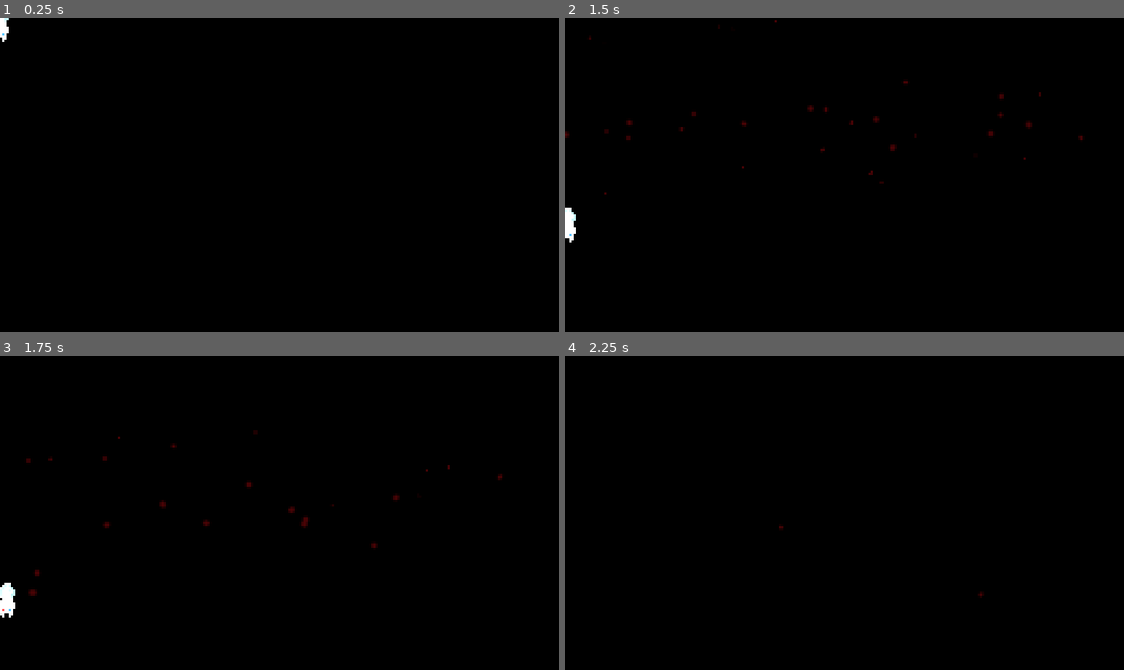
Above: before the commit, frames 1-4 (two rows, left to right).
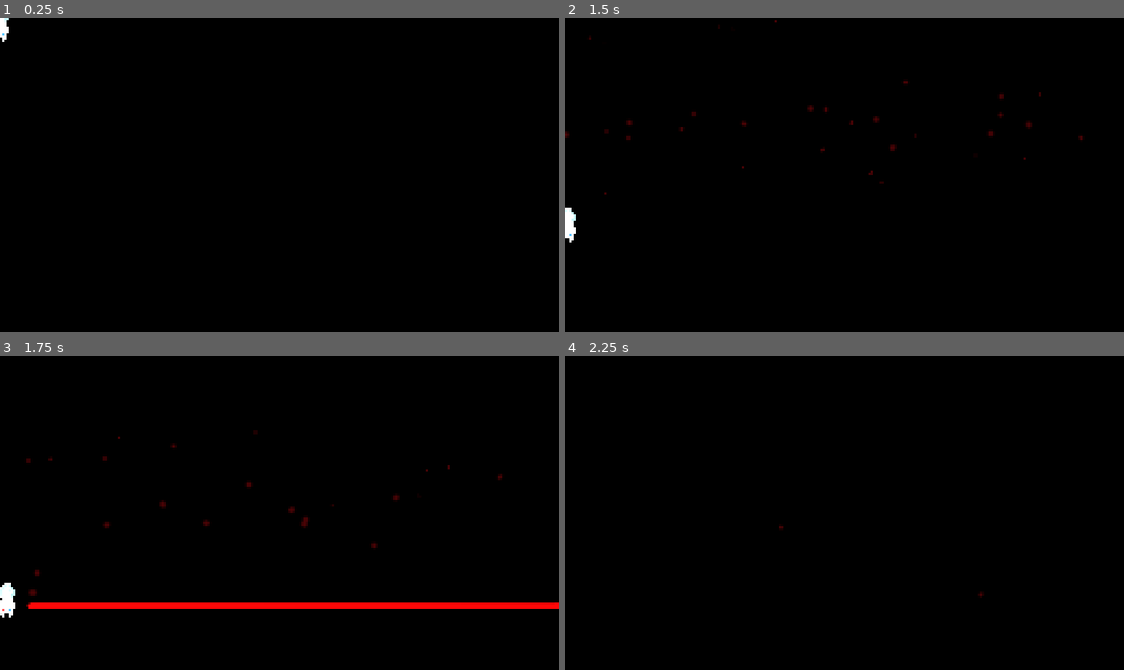
Above: after the commit, the same moments.

Repository: LucasAnacleto/space-conquer
Game: Godot game, scene res://scenes/player/Player.tscn
The game is run twice, just before and just after one commit, with the same random seed, the same clock (stepped at 60 frames per second) and the same inputs. This scene is started directly instead of the project's main scene.
Inputs (mouse positions are in pixels of both pictures, inside the frame that each line leads up to):
- Up to frame 1 (0.25 s): no input
- Up to frame 2 (1.5 s): move the mouse to (967, 159) at 0.52 s; hold Space (shot) 0.53-1.28 s; click (967, 159) at 0.67 s; move the mouse to (732, 190) at 1.27 s; tap Up (Controlle) at 1.35 s; click (732, 190) at 1.42 s
- Up to frame 3 (1.75 s): tap Space (shot) at 1.55 s
- Up to frame 4 (2.25 s): move the mouse to (900, 443) at 2.02 s; hold Space (shot) from 2.03 s (still down); click (900, 443) at 2.17 s

Frames 1-2 are identical in both runs. In frame 3, 2.0% of the frame differs, in the area x 4-100%, y 78-81%; in frame 4, nothing differs.

Commit message:
README, Creditos and lase shooting

Diff:
--- a/intl/strings.csv
+++ b/intl/strings.csv
@@ -18,6 +18,8 @@
 ICON_BY,icones: kenney / SpinachChicken,icons: kenney / SpinachChicken,iconos: kenney / SpinachChicken
 TILESET_BY,tileset: VECTORPIXELSTAR,tileset: VECTORPIXELSTAR,tileset: VECTORPIXELSTAR
 MUSIC_BY,musica: Crash Landing por DOS-88,music: Crash Landing by DOS-88,musica: Crash Landing por DOS-88
-SOUND_FX_BY,efeitos sonoros: dklon / jalastram,sound effect: dklon / jalastram,efectos de sonido: dklon / jalastram
+SOUND_FX_BY,efeitos sonoros: dklon / jalastram,sound effect: dklon / jalastram ,efectos de sonido: dklon / jalastram
+SOUND_FX2,efeitos sonoros: GAMEBOY SFX PACK#1,effect: GAMEBOY SFX PACK#1,efectos: GAMEBOY SFX PACK#1
+SOUND_FX2_BY,por OmegaPixelArt,by OmegaPixelArt,por OmegaPixelArt
 DEVELOPED_BY,desenvolvido por:,developed by:,desarrollado por:
 SPECIAL_THANKS_TO,agradecimentos especiais para:,special thanks to:,agradecimientos especiales a:
--- a/scenes/Credits.tscn
+++ b/scenes/Credits.tscn
@@ -84,10 +84,29 @@
 text = "SOUND_FX_BY"
 align = 1
 
-[node name="Dev" type="VBoxContainer" parent="."]
+[node name="SoundFx" type="VBoxContainer" parent="."]
 margin_top = 128.0
 margin_right = 113.0
 margin_bottom = 156.0
+alignment = 2
+
+[node name="SoundFx2By" type="Label" parent="SoundFx"]
+margin_right = 113.0
+margin_bottom = 12.0
+text = "SOUND_FX2"
+align = 1
+
+[node name="SoundFx2By2" type="Label" parent="SoundFx"]
+margin_top = 16.0
+margin_right = 113.0
+margin_bottom = 28.0
+text = "SOUND_FX2_BY"
+align = 1
+
+[node name="Dev" type="VBoxContainer" parent="."]
+margin_top = 160.0
+margin_right = 113.0
+margin_bottom = 188.0
 alignment = 2
 
 [node name="By" type="Label" parent="Dev"]
@@ -104,9 +123,9 @@
 align = 1
 
 [node name="SpecialThanks" type="VBoxContainer" parent="."]
-margin_top = 160.0
+margin_top = 192.0
 margin_right = 113.0
-margin_bottom = 188.0
+margin_bottom = 220.0
 alignment = 2
 
 [node name="To" type="Label" parent="SpecialThanks"]
--- a/script/LaserBeam.gd
+++ b/script/LaserBeam.gd
@@ -1,69 +1,72 @@
 extends RayCast2D
 
+const initial = 0
+const final = 10.0
+const duration = 0.2
+var is_casting := false setget set_is_casting
 
-var is_casting := false setget set_is_casting
-onready var line = $Line2D
-onready var lasersom = $Audio/Firing
+onready var line = $Line2D as Line2D
+onready var laser_sound = $Audio/Firing as AudioStreamPlayer
+onready var collision_particles = $CollisionParticles2D as Particles2D
+onready var beam_particles = $BeamParticles2D as Particles2D
+onready var casting_particles = $CastingParticles2D as Particles2D
+onready var tween = $Tween as Tween
 
 
 func _ready():
 	self.is_casting = false
 	line.visible = false
-	pass
 
-#func _unhandled_input(event) -> void:
-#	if event is InputEventMouseButton:
-#		self.is_casting = event.pressed
+func firing(input):
+	if input.is_action("shot"):
+		if input.pressed:
+			if not self.is_casting:
+				self.is_casting = input.pressed
+				line.visible = true
+				laser_sound.play()
+		else:
+			self.is_casting = false
+
+
 
 func _physics_process(_delta):
 	var cast_point := cast_to
 	force_raycast_update()
 
-	$CollisionParticles2D.emitting = is_colliding()
+	collision_particles.emitting = is_colliding()
 	if is_colliding():
 		cast_point = to_local(get_collision_point())
-		$CollisionParticles2D.global_rotation = get_collision_normal().angle()
-		$CollisionParticles2D.position = cast_point
+		collision_particles.global_rotation = get_collision_normal().angle()
+		collision_particles.position = cast_point
 		var body = get_collider()
 		if body.has_method("die"):
 			body.call("die")
 
-	$Line2D.points[1] = cast_point
-	$BeamParticles2D.position = cast_point * 0.5
-	$BeamParticles2D.process_material.emission_box_extents.x = cast_point.length() * 0.5
+	line.points[1] = cast_point
+	beam_particles.position = cast_point * 0.5
+	beam_particles.process_material.emission_box_extents.x = cast_point.length() * 0.5
 
 
 
 func set_is_casting(cast: bool) -> void:
 	is_casting = cast
 
-	$BeamParticles2D.emitting = is_casting
-	$CastingParticles2D.emitting = is_casting
+	beam_particles.emitting = is_casting
+	casting_particles.emitting = is_casting
 	if is_casting:
 		appear()
 	else:
-		$CollisionParticles2D.emitting = false
+		collision_particles.emitting = false
 		disappaer()
 
 	set_physics_process(is_casting)
 
 func appear() -> void:
-	$Tween.stop_all()
-	$Tween.interpolate_property($Line2D, "width", 0, 10.0, 0.2)
-	$Tween.start()
+	tween.stop_all()
+	tween.interpolate_property(line, "width", initial, final, duration)
+	tween.start()
 
 func disappaer() -> void:
-	$Tween.stop_all()
-	$Tween.interpolate_property($Line2D, "width", 10.0, 0, 0.1)
-	$Tween.start()
-
-func _on_Player_player_laserbean(input):
-	if input.is_action("shot"):
-		if input.pressed:
-			lasersom.play()
-
-			if not self.is_casting:
-				self.is_casting = input.pressed
-				line.visible = true
-		else:
-			self.is_casting = false
+	tween.stop_all()
+	tween.interpolate_property(line, "width", final, initial, duration)
+	tween.start()
--- a/script/Player/Player.gd
+++ b/script/Player/Player.gd
@@ -41,6 +41,6 @@
 			apply_impulse(impulse_offset, impulse)
 
 		if event.is_action_pressed("shot"):
-			emit_signal("player_laserbean", event)
+			laser.firing(event)
 		else:
-			emit_signal("player_laserbean", event)
+			laser.firing(event)
Binary file changed: intl/strings.en.translation
Binary file changed: intl/strings.es.translation
Binary file changed: intl/strings.pt.translation
Not shown, changed: README.md
